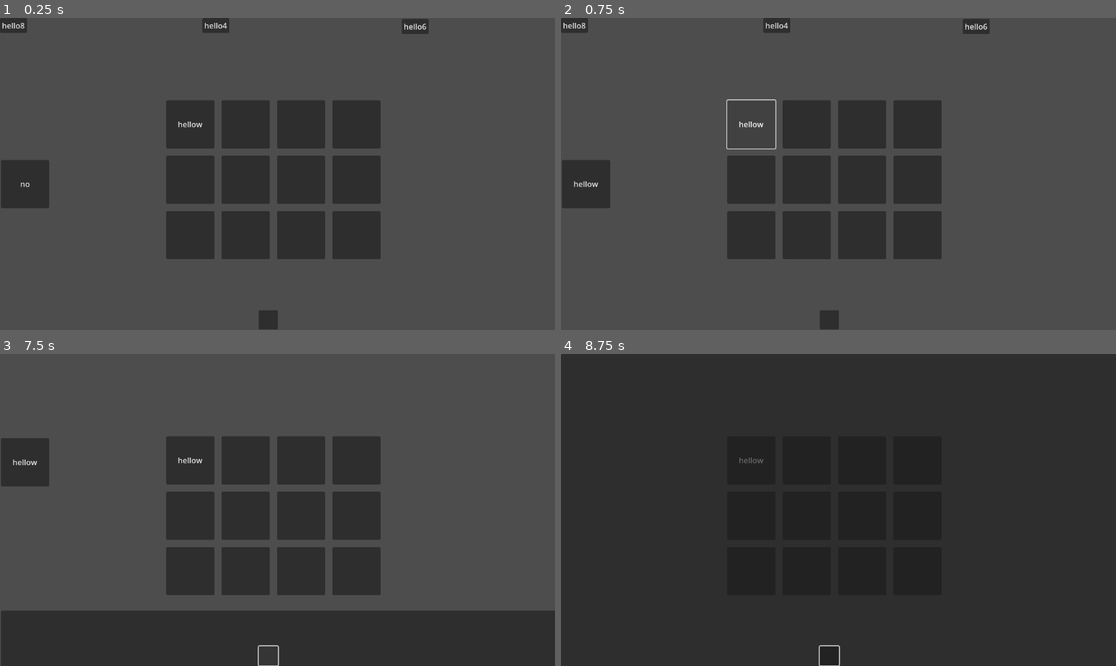
Above: before the commit, frames 1-4 (two rows, left to right).
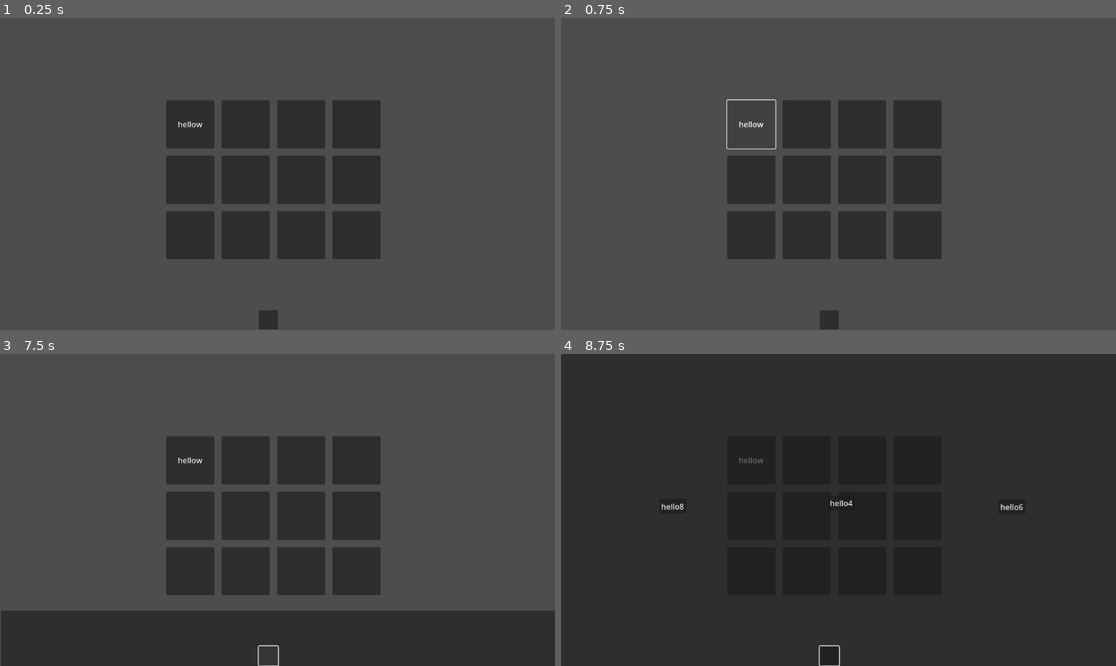
Above: after the commit, the same moments.

Repository: JonathanSentenne/GodotGameJam
Game: Godot game, scene res://SceneGame.tscn
Two runs of this game, one before a commit and one after it. Both use one fixed random seed, a clock stepped at 60 frames per second and the inputs below.
Inputs (mouse positions are in pixels of both pictures, inside the frame that each line leads up to):
- Up to frame 1 (0.25 s): no input
- Up to frame 2 (0.75 s): click "hellow" at 0.5 s
- Up to frame 3 (7.5 s): click (244, 460) at 1.27 s; click (244, 460) at 2.02 s; click (299, 460) at 2.77 s; click (299, 460) at 3.52 s; click (355, 460) at 4.27 s; click (355, 460) at 5.02 s; click (188, 516) at 5.77 s; click (188, 516) at 6.52 s; click (266, 656) at 7.25 s
- Up to frame 4 (8.75 s): click (805, 516) at 8 s

The runs differ from the first frame. In frame 1, 1.9% of the frame differs, in the area x 0-78%, y 0-62%; in frame 2, 1.9%; in frame 3, 1.3%; in frame 4, 0.1%.

Commit message:
button on pressed yeti allo

Diff:
--- /dev/null
+++ b/ButtonGrid.gd
@@ -0,0 +1,17 @@
+extends GridContainer
+
+var buttons = []
+var selected_button_info = ""
+
+# Called when the node enters the scene tree for the first time.
+func _ready():
+	for x in range(4):
+		for y in range(4):
+			var button = get_node("Grid/Button%d%d" % [x * 4 + y])
+			buttons.append(button)
+			var Func = Callable(self, "_on_Button_pressed")
+			button.connect("pressed", Func)
+
+func _on_Button_pressed(x, y):
+	selected_button_info = "Button pressed at (%d, %d)" % [x, y]
+	print(selected_button_info)
--- a/InstantiateMonster.tscn
+++ b/InstantiateMonster.tscn
@@ -1,4 +1,7 @@
-[gd_scene format=3 uid="uid://d0idrx04e8xyr"]
+[gd_scene load_steps=2 format=3 uid="uid://d0idrx04e8xyr"]
+
+[ext_resource type="Script" path="res://YetiV1.gd" id="1_y7dsj"]
 
 [node name="InstantiateMonster" type="Button"]
 text = "hello"
+script = ExtResource("1_y7dsj")
--- a/SceneGame.tscn
+++ b/SceneGame.tscn
@@ -1,9 +1,21 @@
-[gd_scene load_steps=5 format=3 uid="uid://cu30wjbacsupj"]
+[gd_scene load_steps=4 format=3 uid="uid://cu30wjbacsupj"]
 
 [ext_resource type="Script" path="res://Main.gd" id="1_7omdp"]
-[ext_resource type="Script" path="res://Scripts/btnGrid1.gd" id="1_nkv73"]
 [ext_resource type="Script" path="res://Scripts/ListMouvement.gd" id="1_rq6wu"]
-[ext_resource type="Script" path="res://Scripts/Monster1.gd" id="3_coa26"]
+
+[sub_resource type="GDScript" id="GDScript_3b1yg"]
+script/source = "extends Button
+
+signal value_changed(new_value)
+# Called when the node enters the scene tree for the first time.
+func _ready():
+	connect(\"pressed\",Callable(self,\"_on_Btn_pressed\"))
+
+func _on_Btn_pressed():
+	var value = self.text
+	emit_signal(\"value_changed\", value)
+
+"
 
 [node name="Node2D" type="Node2D"]
 script = ExtResource("1_7omdp")
@@ -18,26 +30,25 @@
 theme_override_constants/v_separation = 15
 columns = 4
 
-[node name="Button" type="Button" parent="Grid"]
-unique_name_in_owner = true
+[node name="Button00" type="Button" parent="Grid"]
 custom_minimum_size = Vector2(100, 100)
 layout_mode = 2
 text = "hellow"
-script = ExtResource("1_nkv73")
+script = SubResource("GDScript_3b1yg")
 
-[node name="Button2" type="Button" parent="Grid"]
+[node name="Button01" type="Button" parent="Grid"]
 custom_minimum_size = Vector2(100, 100)
 layout_mode = 2
 
-[node name="Button3" type="Button" parent="Grid"]
+[node name="Button02" type="Button" parent="Grid"]
 custom_minimum_size = Vector2(100, 100)
 layout_mode = 2
 
-[node name="Button4" type="Button" parent="Grid"]
+[node name="Button03" type="Button" parent="Grid"]
 custom_minimum_size = Vector2(100, 100)
 layout_mode = 2
 
-[node name="Button5" type="Button" parent="Grid"]
+[node name="Button04" type="Button" parent="Grid"]
 custom_minimum_size = Vector2(100, 100)
 layout_mode = 2
 
@@ -92,34 +103,26 @@
 offset_right = 1157.0
 offset_bottom = 1317.0
 
-[node name="Button" type="Button" parent="Control/Panel"]
-layout_mode = 0
-offset_top = -358.0
-offset_right = 100.0
-offset_bottom = -258.0
-text = "no"
-script = ExtResource("3_coa26")
-
 [node name="Placeholder" type="Control" parent="Control/Panel"]
 layout_mode = 3
 anchors_preset = 0
-offset_left = -2.0
-offset_top = -653.0
-offset_right = 38.0
-offset_bottom = -613.0
+offset_left = 204.0
+offset_top = 301.0
+offset_right = 244.0
+offset_bottom = 341.0
 
 [node name="Placeholder2" type="Control" parent="Control/Panel"]
 layout_mode = 3
 anchors_preset = 0
-offset_left = 418.0
-offset_top = -653.0
-offset_right = 458.0
-offset_bottom = -613.0
+offset_left = 554.0
+offset_top = 294.0
+offset_right = 594.0
+offset_bottom = 334.0
 
 [node name="Placeholder3" type="Control" parent="Control/Panel"]
 layout_mode = 3
 anchors_preset = 0
-offset_left = 832.0
-offset_top = -651.0
-offset_right = 872.0
-offset_bottom = -611.0
+offset_left = 908.0
+offset_top = 302.0
+offset_right = 948.0
+offset_bottom = 342.0
--- a/Scripts/Monster1.gd
+++ /dev/null
@@ -1,10 +0,0 @@
-extends Button
-
-
-# Called when the node enters the scene tree for the first time.
-func _ready():
-	var monster1 = get_node("%Button")
-	monster1.connect("value_changed", Callable(self, "_on_btn1_value_changed"))
-
-func _on_btn1_value_changed(new_value):
-	self.text = new_value
--- a/Scripts/btnGrid1.gd
+++ /dev/null
@@ -1,10 +0,0 @@
-extends Button
-
-signal value_changed(new_value)
-# Called when the node enters the scene tree for the first time.
-func _ready():
-	connect("pressed",Callable(self,"_on_Btn_pressed"))
-
-func _on_Btn_pressed():
-	var value = self.text
-	emit_signal("value_changed", value)
--- /dev/null
+++ b/YetiV1.gd
@@ -0,0 +1,11 @@
+extends Button
+
+
+# Called when the node enters the scene tree for the first time.
+func _ready():
+	connect("pressed", Callable(self,"_on_SelectBtn_pressed"))
+
+func _on_SelectBtn_pressed():
+	#var button_grid = get_node("/root/Grid")
+	#button_grid.set_selected_button_info(self.text)
+	print("allo")
